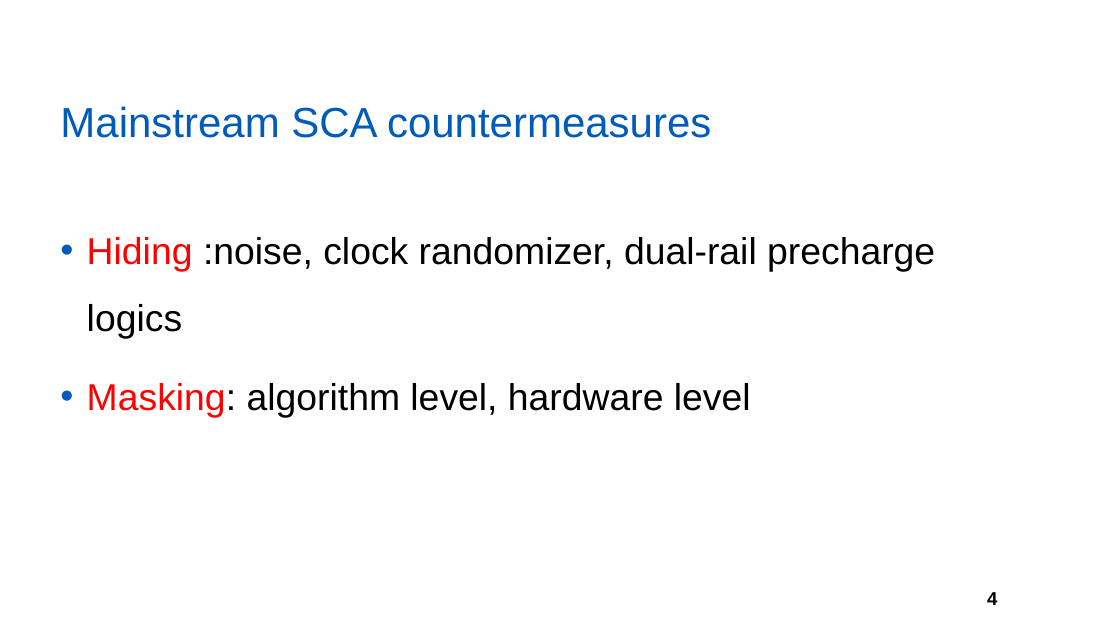
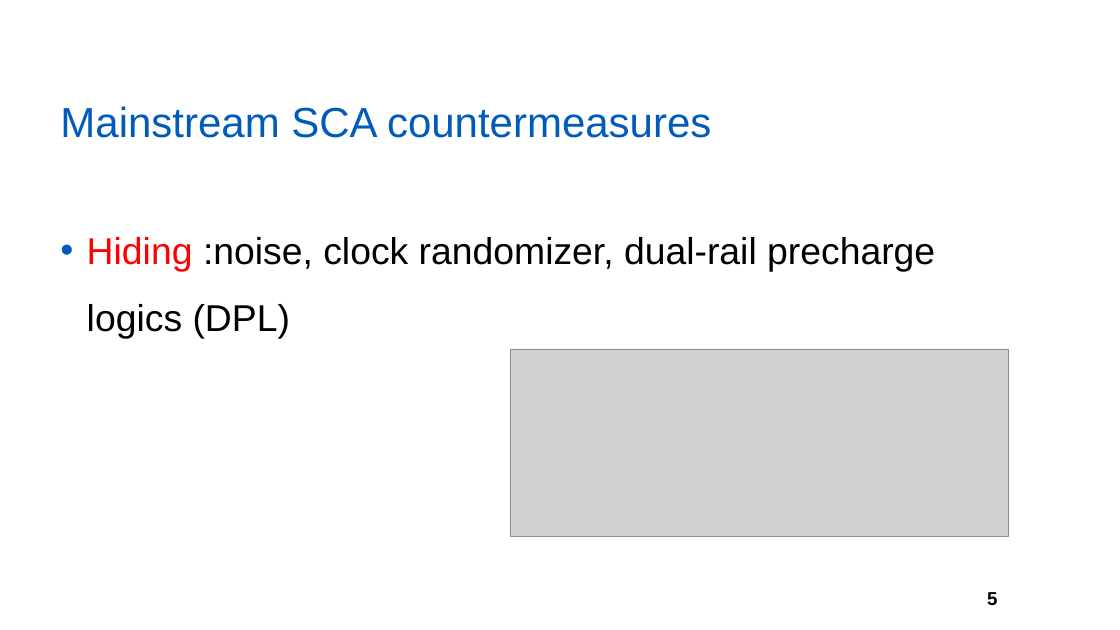
Before and after one commit to yberlin/hello-world, a slide deck: slide 5 of asianhost pre/FPL.pptx (slide 4 before the commit). Drawn at 1120x630 pixels with LibreOffice and Linux fonts; fonts in the diff are those of the drawing; grey boxes stand for pictures; background and template pictures are left out. Boxes give left, top, right and bottom in pixels: in the first picture for what was removed or moved away, otherwise in the second. Text is boxed around its words. In the diff, an @@ line names an element or a change of style, - is before the commit and + after.

```diff
--- a/asianhost pre/FPL.pptx
+++ b/asianhost pre/FPL.pptx
@@ text at (87, 237, 935, 339): text changed @@
-• Hiding :noise, clock randomizer, dual-rail precharge logics
-• Masking: algorithm level, hardware level
+• Hiding :noise, clock randomizer, dual-rail precharge logics (DPL)
@@ picture added at (510, 349, 1009, 536) @@
@@ page number at (987, 592, 997, 605): text changed @@
-4
+5
```
Also in this commit, not shown: 4 other slides changed, 8 slides added.
